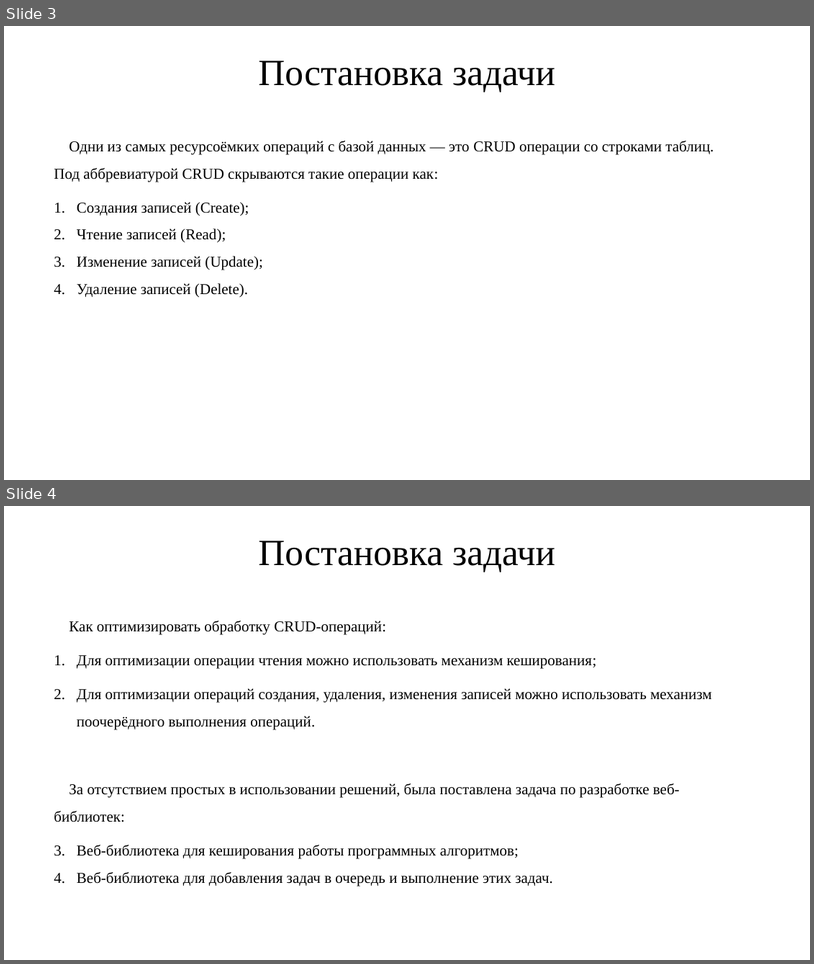
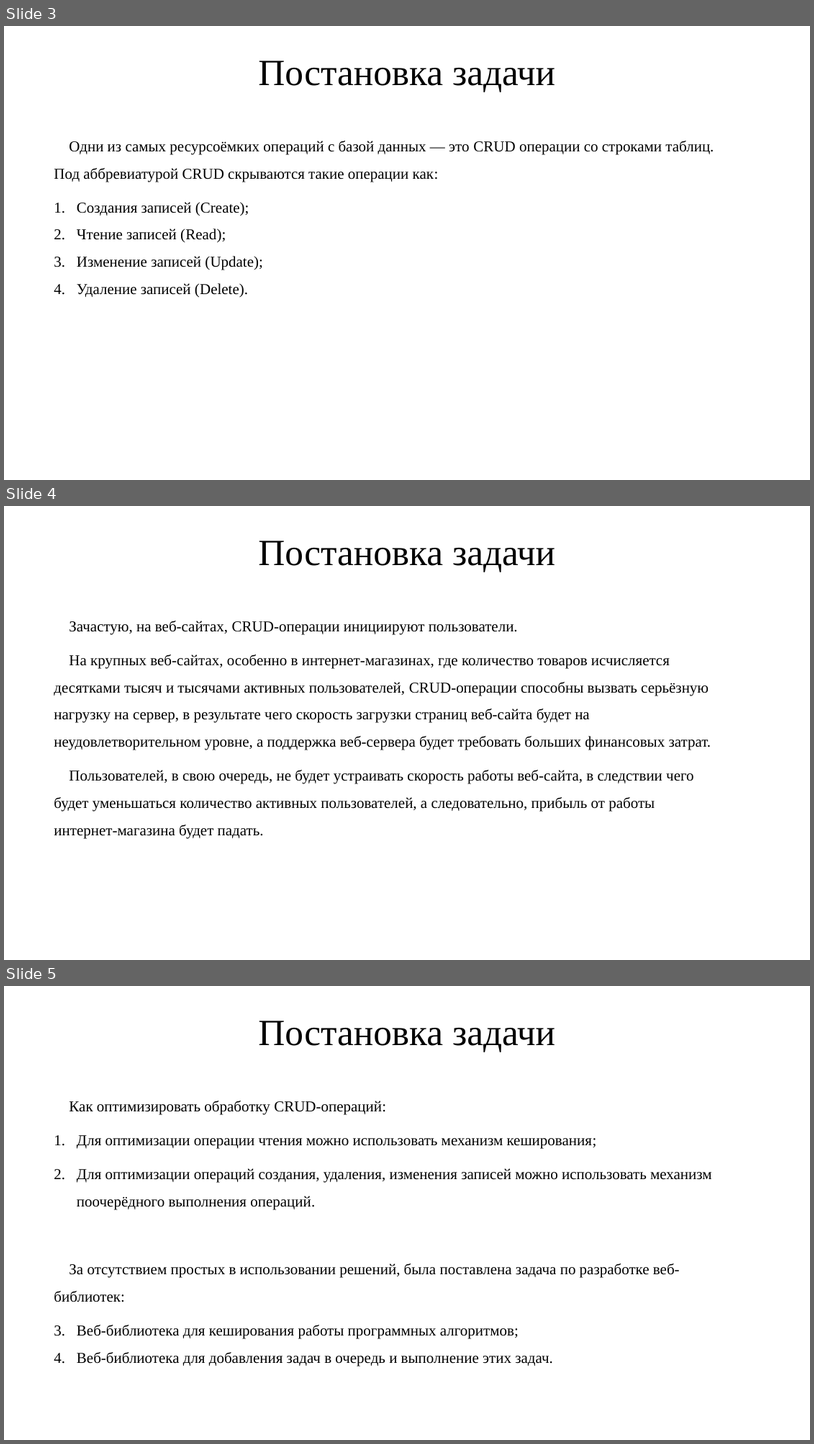
Before and after one commit to IgorTyutyunov/-, a slide deck: ВКР_5.pptx. Shown one above the other, each under a label of ours: slides 3 and 4 before the commit, slides 3, 4 and 5 after it. The pictures are 814x964 and 814x1444 pixels, drawn with LibreOffice and Linux fonts; fonts in the diff are those of the drawing. Boxes give left, top, right and bottom in pixels: in the first picture for what was removed or moved away, otherwise in the second. Text is boxed around its words. In the diff, an @@ line names an element or a change of style, - is before the commit and + after.

```diff
--- a/ВКР_5.pptx
+++ b/ВКР_5.pptx
@@ slide 4 added at (x1=4, y1=506, x2=810, y2=960), background #FFFFFF @@
@@ title added at (x1=258, y1=541, x2=556, y2=572), 44 pt, text #000000 @@
+Постановка задачи
@@ text added at (x1=54, y1=620, x2=712, y2=839), 18 pt, text #000000 @@
+Зачастую, на веб-сайтах, CRUD-операции инициируют пользователи.
+На крупных веб-сайтах, особенно в интернет-магазинах, где количество товаров исчисляется десятками тысяч и тысячами активных пользователей, CRUD-операции способны вызвать серьёзную нагрузку на сервер, в результате чего скорость загрузки страниц веб-сайта будет на неудовлетворительном уровне, а поддержка веб-сервера будет требовать больших финансовых затрат.
+Пользователей, в свою очередь, не будет устраивать скорость работы веб-сайта, в следствии чего будет уменьшаться количество активных пользователей, а следовательно, прибыль от работы интернет-магазина будет падать.
@@ what was slide 4 is now slide 5 @@
```
Also in this commit, not shown: 4 slides changed.
